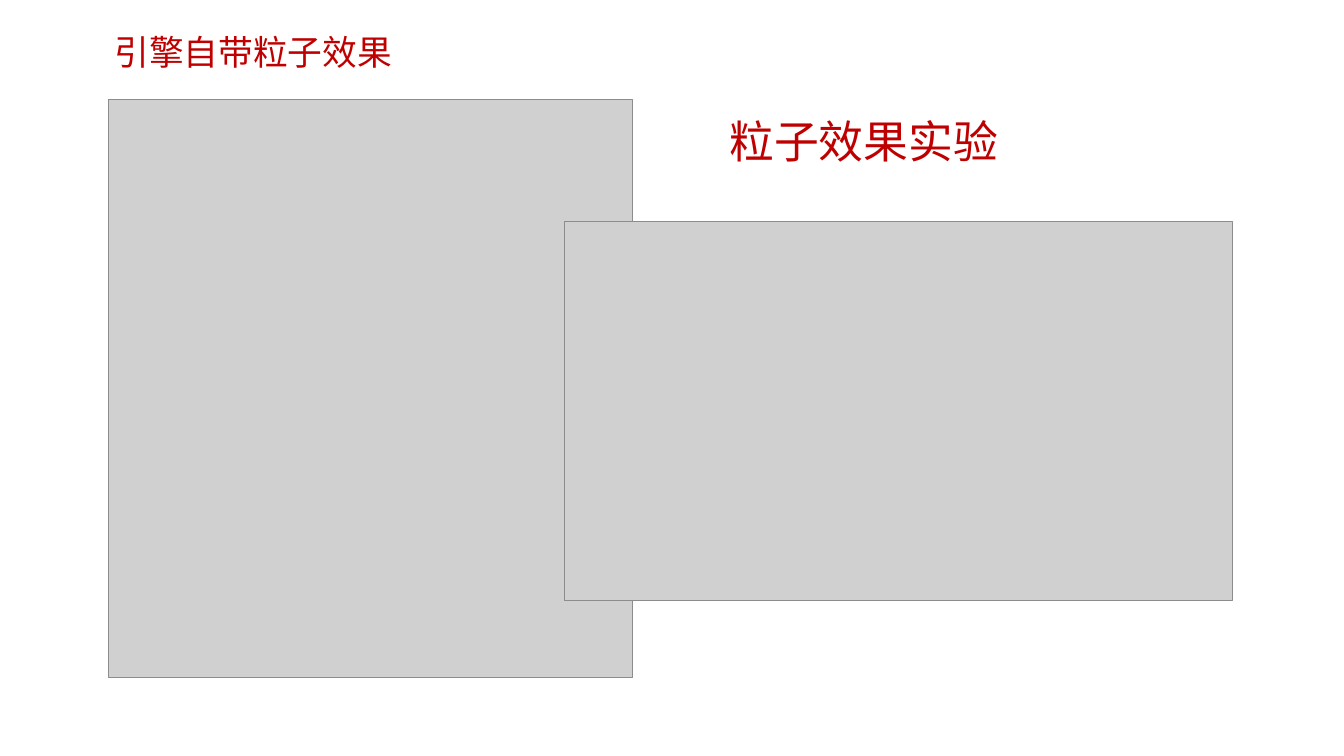
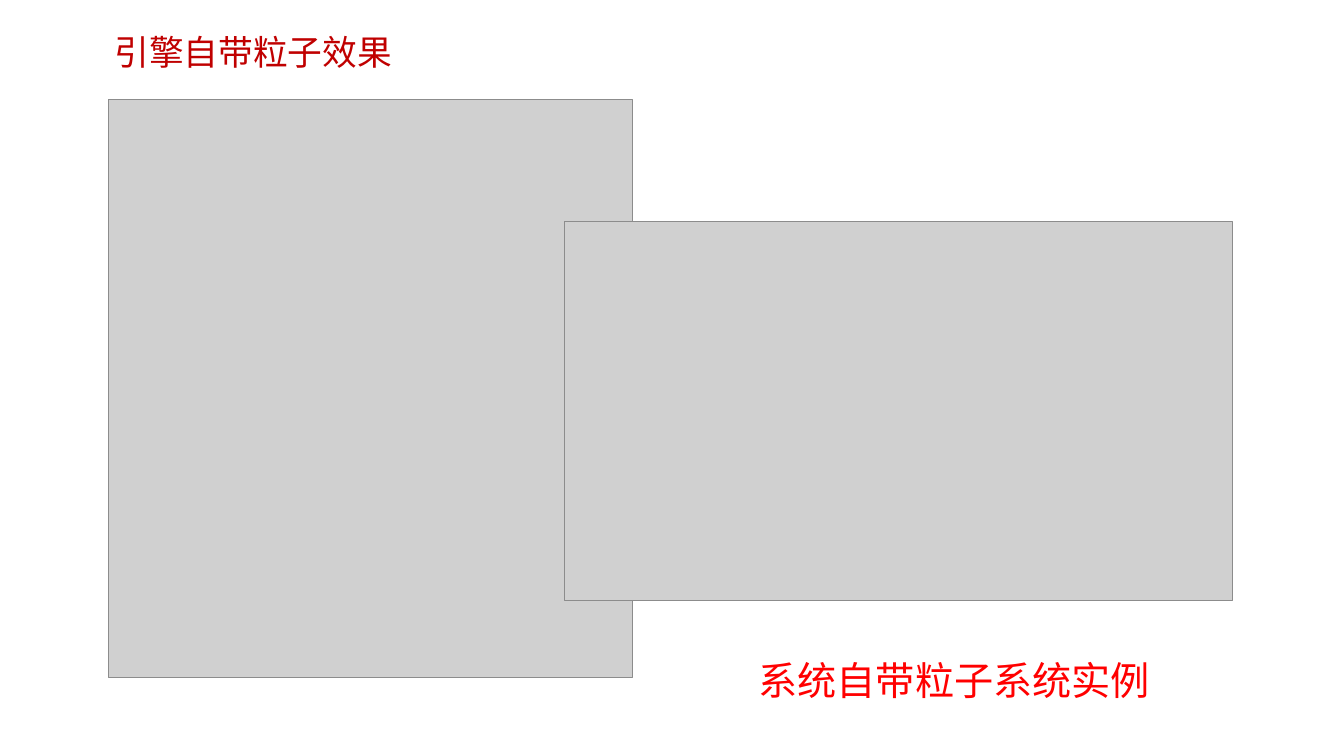
Before and after one commit to edu2act/course-H5-Animation-and-Game-Development, a slide deck: slide 4 of 课程PPT/（13）粒子系统与网络交互.ppt. Drawn at 1344x756 pixels with LibreOffice and Linux fonts; fonts in the diff are those of the drawing; grey boxes stand for pictures; background and template pictures are left out. Boxes give left, top, right and bottom in pixels: in the first picture for what was removed or moved away, otherwise in the second. Text is boxed around its words. In the diff, an @@ line names an element or a change of style, - is before the commit and + after.

```diff
--- a/课程PPT/（13）粒子系统与网络交互.ppt
+++ b/课程PPT/（13）粒子系统与网络交互.ppt
@@ text removed at box(729, 120, 998, 162) @@
-粒子效果实验
@@ text added at box(759, 662, 1150, 699), 28 pt, text #FF0000 @@
+系统自带粒子系统实例
```
Also in this commit, not shown: 2 other slides changed, 1 slide added, 2 other files.
